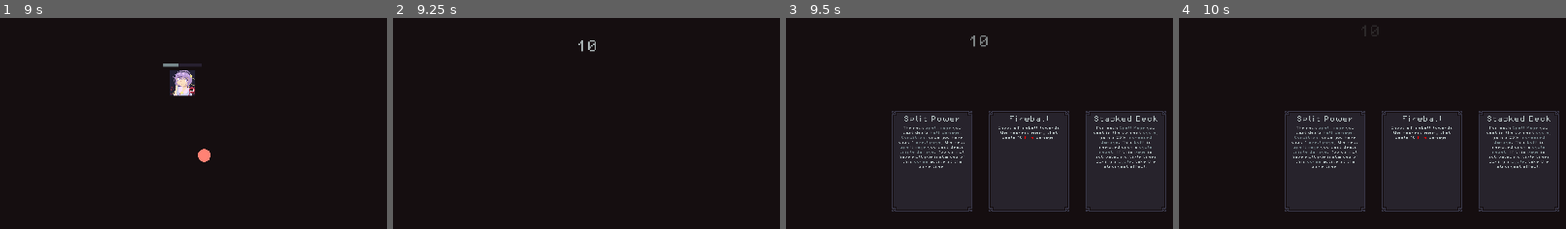
Above: before the commit, frames 1-4 (left to right).
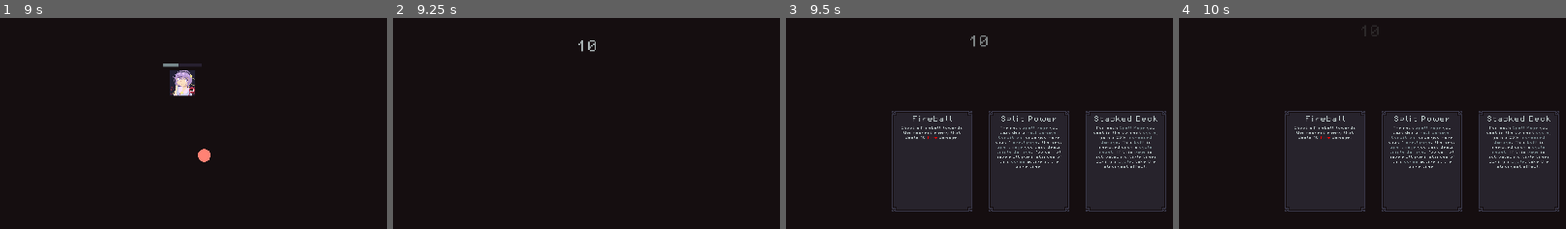
Above: after the commit, the same moments.

Repository: Jelmerrr/Grimoire
Game: Godot game, scene res://Scenes/TitleScreenScene.tscn
Same seed, same stepped clock (60 frames per second), same inputs: the game is played once before the commit and once after it.
Inputs (mouse positions are % of the whole screen's width and height, from its top left):
- Up to frame 1 (9 s): click "Start Game" at 0.5 s; click "Fight!" at 1.25 s; click "Fight!" at 2 s; click "Fight!" at 2.75 s; drag from (36, 86) to (42, 15) at 3.52 s; drag from (47, 86) to (50, 63) at 4.27 s; move the mouse to (60, 26) at 5.02 s; press the mouse at (60, 26) at 5.03 s; release the mouse at (60, 26) at 5.75 s; drag from (45, 69) to (44, 27) at 5.77 s; move the mouse to (80, 64) at 6.52 s; press the mouse at (80, 64) at 6.53 s; release the mouse at (80, 64) at 7.25 s; drag from (20, 33) to (50, 63) at 7.27 s; move the mouse to (55, 49) at 8.02 s; press the mouse at (55, 49) at 8.03 s; release the mouse at (55, 49) at 8.75 s; drag from (35, 23) to (48, 51) at 8.77 s
- Up to frame 2 (9.25 s): no input
- Up to frame 3 (9.5 s): no input
- Up to frame 4 (10 s): move the mouse to (72, 43) at 9.52 s; press the mouse at (72, 43) at 9.53 s
The pictures show only the part of the screen within x 19-69%, y 0-50%; the shares and areas given below are measured in that part.

Frames 1-2 are identical in both runs. In frame 3, 1.6% of the frame differs, in the area x 29-72%, y 46-72%; in frame 4, 1.6%.

Commit message:
Added RNG Tailoring
Added a system that makes it more likely for the player to obtain rewards that will synergize with their current deck.

Diff:
--- a/Scripts/Controllers/GrimoireController.gd
+++ b/Scripts/Controllers/GrimoireController.gd
@@ -1,12 +1,10 @@
 extends Node
-
-var grim: GrimoireResource
 
 # Called when the node enters the scene tree for the first time.
 func _ready() -> void:
-	grim = GrimoireResource.new()
-	grim.CastSpeed = 1.0
-	UtilsGlobalVariables.BasePlayerCastSpeed = grim.CastSpeed
+	UtilsGlobalVariables.playerGrimoire = GrimoireResource.new()
+	UtilsGlobalVariables.playerGrimoire.CastSpeed = 1.0
+	UtilsGlobalVariables.BasePlayerCastSpeed = UtilsGlobalVariables.playerGrimoire.CastSpeed
 	SignalBus.Add_Page.connect(Add_Page)
 	SignalBus.Remove_Page.connect(Remove_Page)
 	SignalBus.Start_Combat.connect(Start_Combat)
@@ -16,10 +14,10 @@
 	SignalBus.Add_Page.emit(preload("uid://fsehssw35cdq"))
 
 func Add_Page(Page: PageResource) -> void:
-	grim.Pages.append(Page)
+	UtilsGlobalVariables.playerGrimoire.Pages.append(Page)
 
 func Remove_Page(location: int) -> void:
-	grim.Pages.remove_at(location)
+	UtilsGlobalVariables.playerGrimoire.Pages.remove_at(location)
 
 func Cast_Page(Page: PageResource) -> void:
 	SignalBus.Ask_EnemyPos.emit()
@@ -66,7 +64,7 @@
 	return result
 
 func Cycle_Pages() -> void:
-	for item in grim.Pages:
+	for item in UtilsGlobalVariables.playerGrimoire.Pages:
 		if UtilsGlobalVariables.inCombat:
 			Cast_Page(item)
 			await get_tree().create_timer(UtilsGlobalVariables.PlayerCastSpeed).timeout
@@ -92,6 +90,6 @@
 		UtilsGlobalVariables.inCombat = false
 
 func Update_Grimoire(updatedGrimoire: Array[PageResource]):
-	grim.Pages.clear()
+	UtilsGlobalVariables.playerGrimoire.Pages.clear()
 	for page in updatedGrimoire:
-		grim.Pages.append(page)
+		UtilsGlobalVariables.playerGrimoire.Pages.append(page)
--- a/Scripts/Controllers/NewPageSelectionUIController.gd
+++ b/Scripts/Controllers/NewPageSelectionUIController.gd
@@ -44,6 +44,7 @@
 
 func initialize_pages() -> void:
 	load_pages()
+	tailor_weightings()
 	generate_page1()
 	generate_page2()
 	generate_page3()
@@ -52,6 +53,21 @@
 	available_pages.clear()
 	for file in DirAccess.get_files_at("res://Resources/Pages/Page Resources/"):
 		available_pages.append(ResourceLoader.load("res://Resources/Pages/Page Resources/"+file))
+
+func tailor_weightings() -> void:
+	#Used to recalculate tailoring whenever called
+	var totalTags: Array[UtilsGlobalEnums.pageTags]
+	totalTags.clear() #Ensure array is empty on start
+	for page in available_pages: #Reset all tailoring before recalculating
+		page.TailoredWeighting = page.Weighting
+	for page in UtilsGlobalVariables.playerGrimoire.Pages: #Get pages in Grimoire
+		for tag in page.PageTags:
+			totalTags.append(tag) #Store all tags in temporary array
+	#(Code below probably really unoptimized, should be looked at to be improved)
+	for tag in totalTags: #For each tag, add additional weighting if a page has that tag
+		for page in available_pages:
+			if page.PageTags.has(tag):
+				page.TailoredWeighting += 10
 
 func select_page() -> PageResource:
 	var totalWeight: int = 0
--- a/Scripts/Globals/Utils/UtilsGlobalVariables.gd
+++ b/Scripts/Globals/Utils/UtilsGlobalVariables.gd
@@ -2,6 +2,8 @@
 
 var enemyPositions: Array[Vector2]
 var playerPosition: Vector2
+
+var playerGrimoire: GrimoireResource
 
 var inCombat: bool
 
